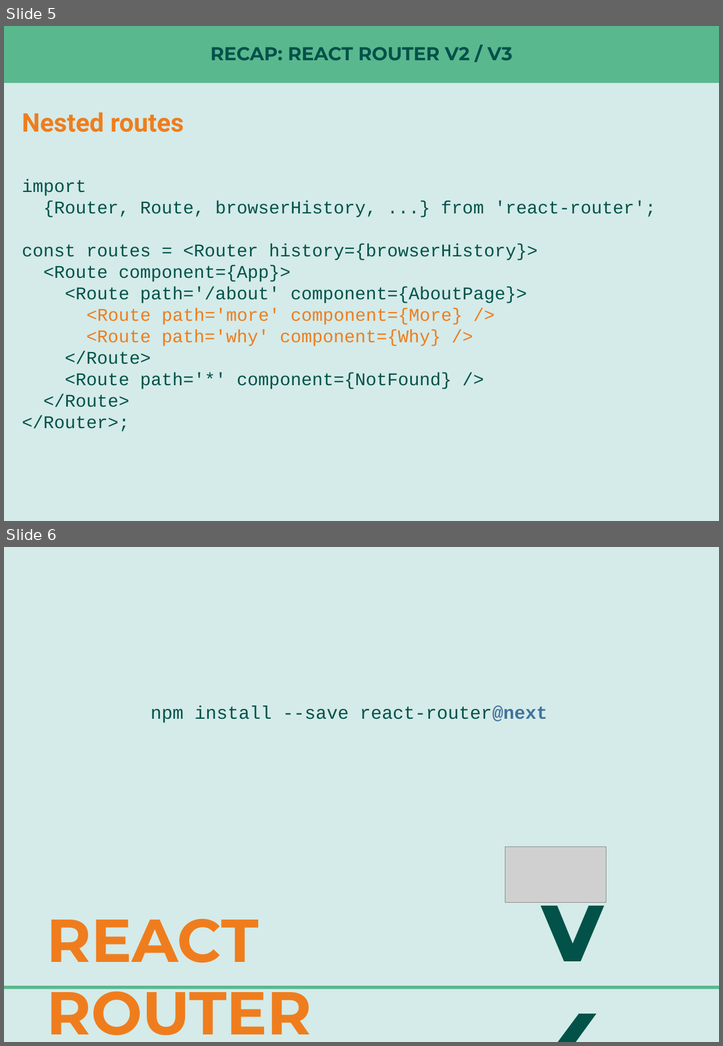
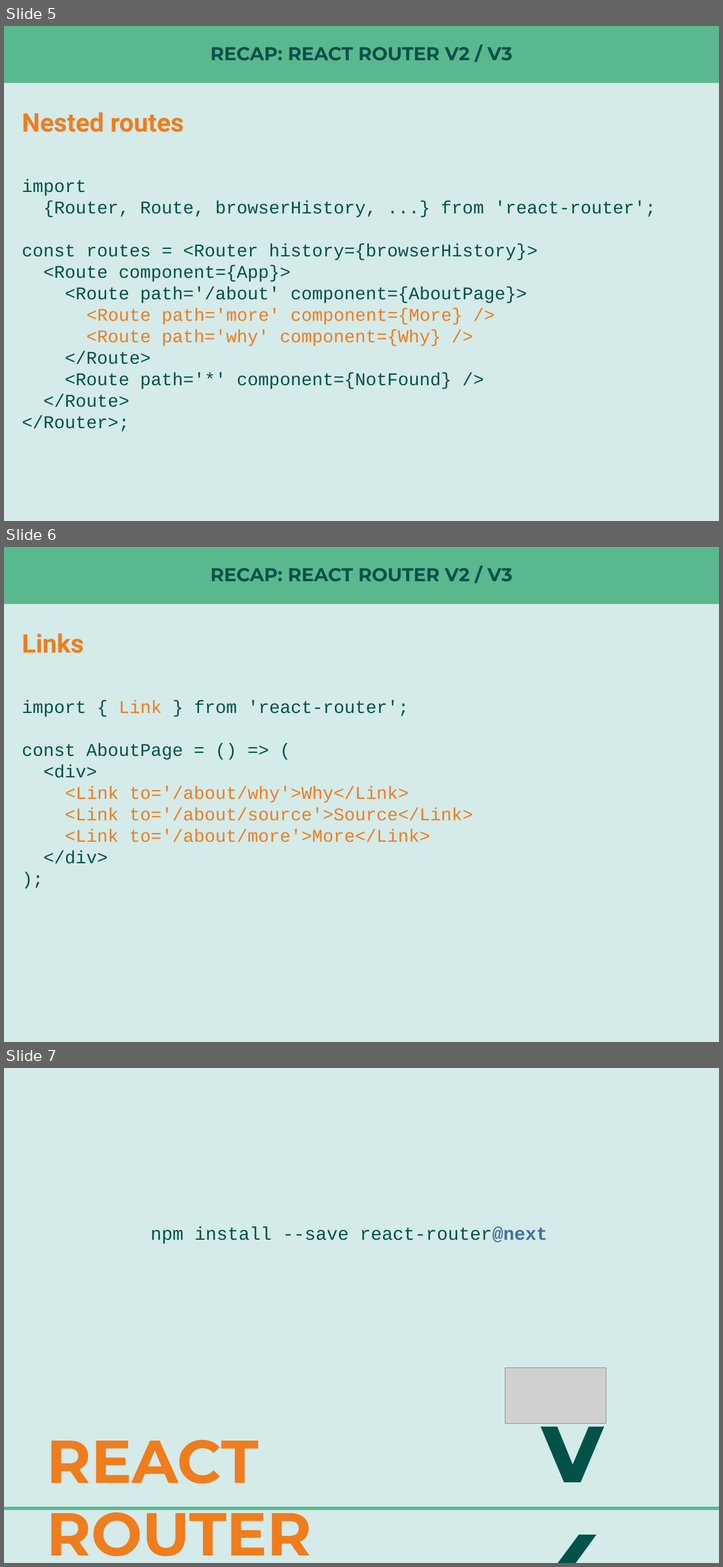
Before and after one commit to nilshartmann/react-rr4-example, a slide deck: react-router-meetup.pptx. Shown one above the other, each under a label of ours: slides 5 and 6 before the commit, slides 5, 6 and 7 after it. The pictures are 723x1046 and 723x1567 pixels, drawn with LibreOffice and Linux fonts; fonts in the diff are those of the drawing; grey boxes stand for pictures. Boxes give left, top, right and bottom in pixels: in the first picture for what was removed or moved away, otherwise in the second. Text is boxed around its words. In the diff, an @@ line names an element or a change of style, - is before the commit and + after.

```diff
--- a/react-router-meetup.pptx
+++ b/react-router-meetup.pptx
@@ slide 6 added at (4, 547, 719, 1042), background #D4EBE9; not listed: 1 template element that a slide beside it also shows @@
@@ title added at (210, 568, 512, 581), 20.3 pt, text #025249, bold @@
+RECAP: REACT ROUTER V2 / V3
@@ text added at (22, 633, 84, 653), 28 pt, text #EF7D1D, bold @@
+Links
@@ text added at (22, 700, 473, 864), 19.5 pt, text #EF7D1D @@
+import { Link } from 'react-router';
+const AboutPage = () => (
+<div>
+<Link to='/about/why'>Why</Link>
+<Link to='/about/source'>Source</Link>
+<Link to='/about/more'>More</Link>
+</div>
+);
@@ what was slide 6 is now slide 7 @@
```
Also in this commit, not shown: 3 slides changed, 2 other slides added, 1 slide removed, 3 other files.
